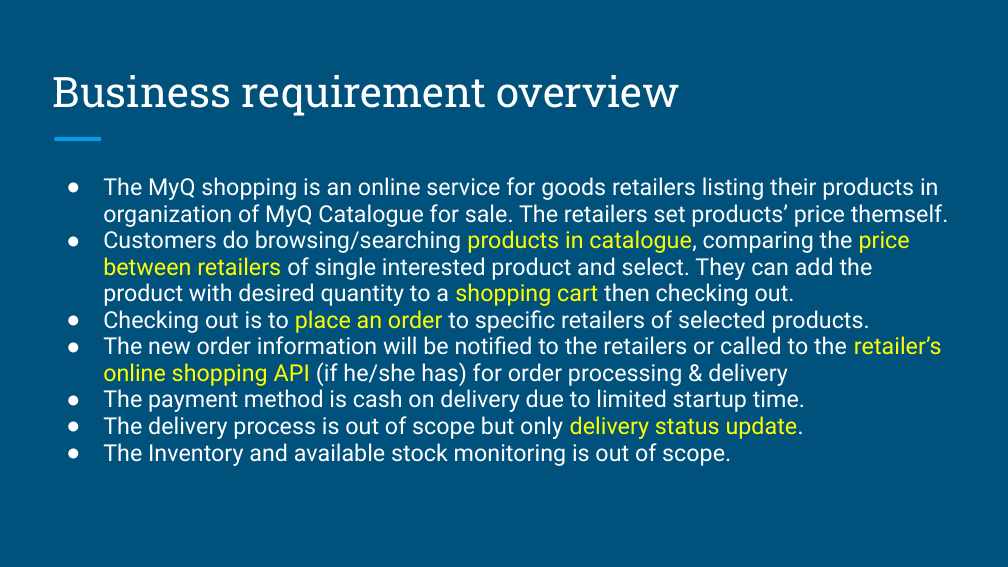
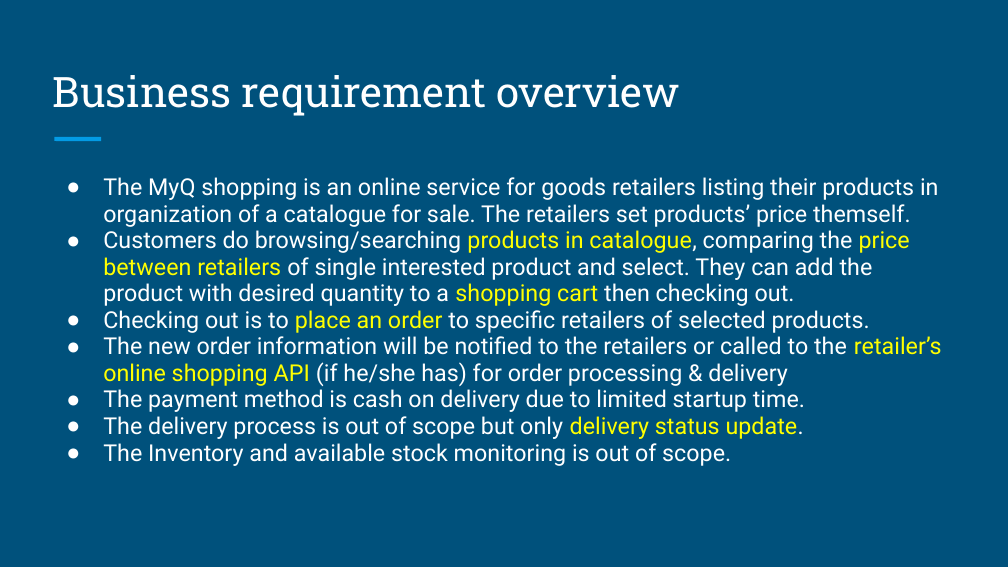
Before and after one commit to myquartz/myq-online-shopping, a slide deck: slide 3 of design/MyQ Online Shopping.odp. Drawn at 1008x567 pixels with LibreOffice and Linux fonts; fonts in the diff are those of the drawing. Boxes give left, top, right and bottom in pixels: in the first picture for what was removed or moved away, otherwise in the second. Text is boxed around its words. In the diff, an @@ line names an element or a change of style, - is before the commit and + after.

```diff
--- a/design/MyQ Online Shopping.odp
+++ b/design/MyQ Online Shopping.odp
@@ text at bbox=[103, 177, 938, 227]: text changed @@
-● The MyQ shopping is an online service for goods retailers listing their products in organization of MyQ Catalogue for sale. The retailers set products’ price themself.
+● The MyQ shopping is an online service for goods retailers listing their products in organization of a catalogue for sale. The retailers set products’ price themself.
```
Also in this commit, not shown: 1 other slide changed, 30 slides added, 2 other files.
